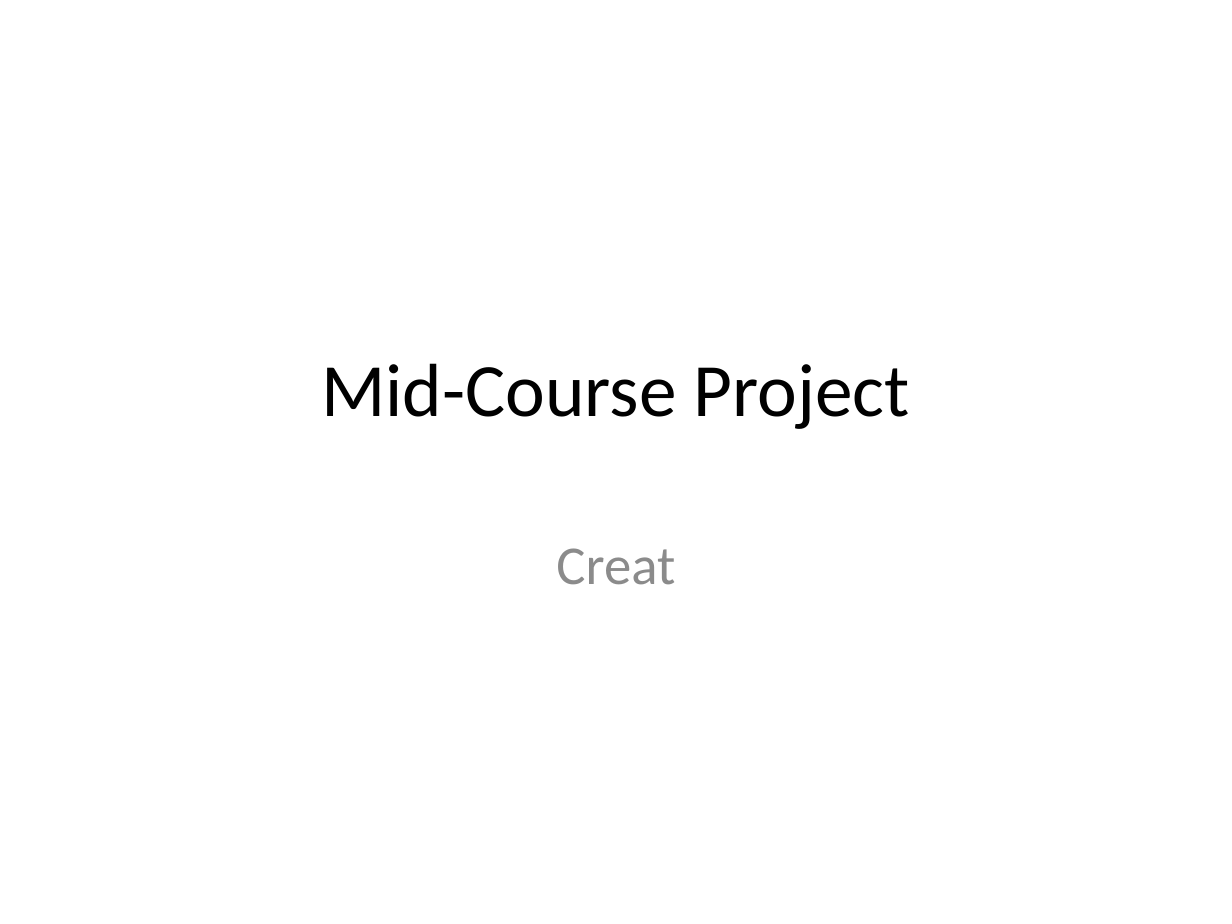
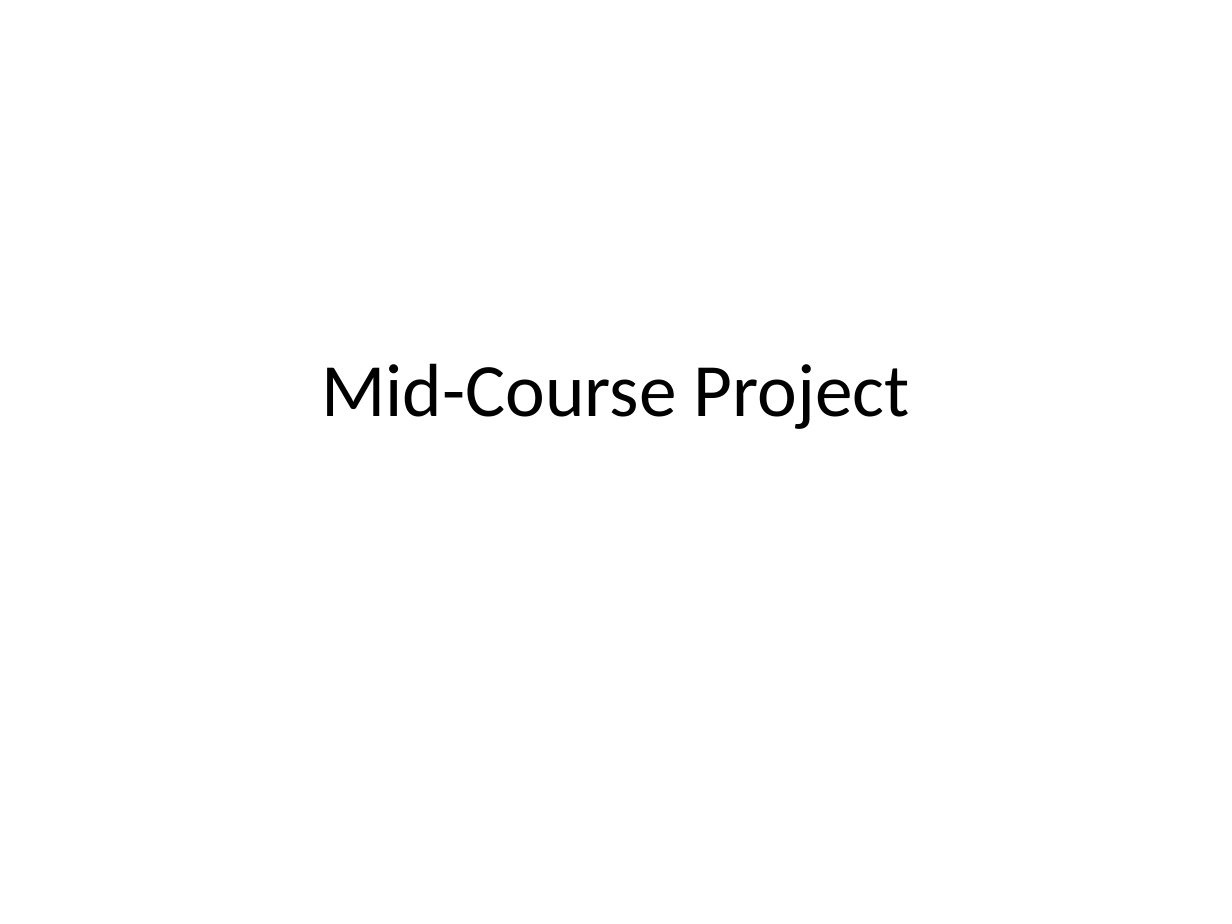
Before and after one commit to zengm71/Course-Overview, a slide deck: slide 1 of week_9/9.2 Project Assignment.pptx. Drawn at 1232x924 pixels with LibreOffice and Linux fonts; fonts in the diff are those of the drawing. Boxes give left, top, right and bottom in pixels: in the first picture for what was removed or moved away, otherwise in the second. Text is boxed around its words. In the diff, an @@ line names an element or a change of style, - is before the commit and + after.

```diff
--- a/week_9/9.2 Project Assignment.pptx
+++ b/week_9/9.2 Project Assignment.pptx
@@ subtitle removed at (556, 548, 675, 585) @@
-Creat
```
Also in this commit, not shown: 1 other slide changed, 4 other files.
